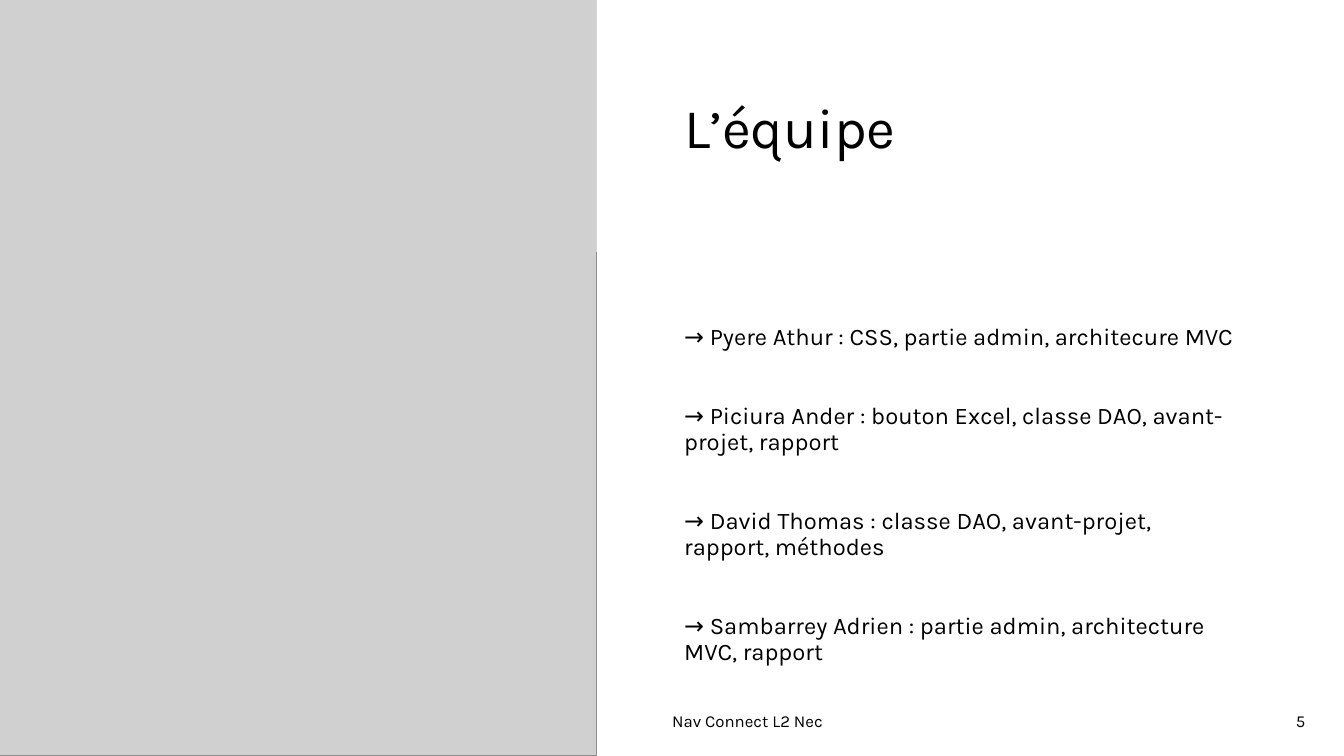
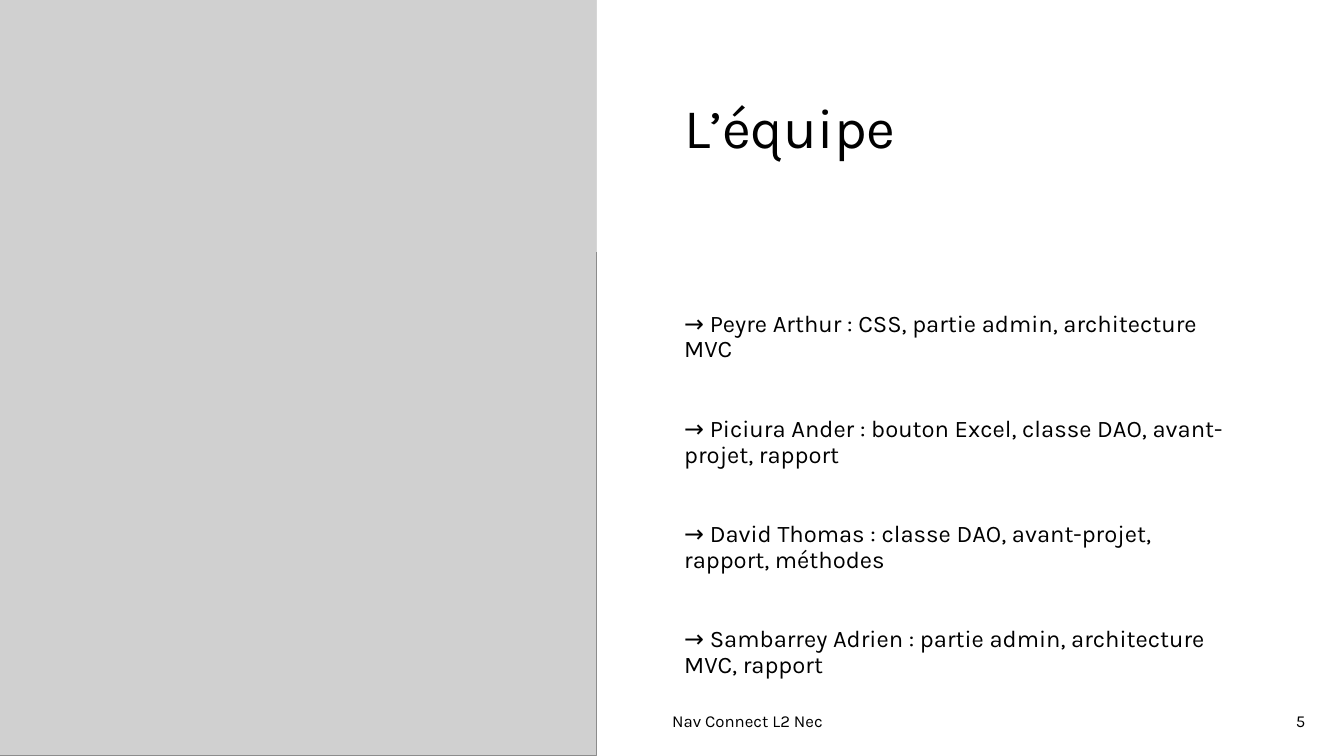
Before and after one commit to ArthurPeyre/UPPA_Navette, a slide deck: slide 5 of AVANT-PROJET/Présentation NavConnect.pptx. Drawn at 1344x756 pixels with LibreOffice and Linux fonts; fonts in the diff are those of the drawing; grey boxes stand for pictures. Boxes give left, top, right and bottom in pixels: in the first picture for what was removed or moved away, otherwise in the second. Text is boxed around its words. In the diff, an @@ line names an element or a change of style, - is before the commit and + after.

```diff
--- a/AVANT-PROJET/Présentation NavConnect.pptx
+++ b/AVANT-PROJET/Présentation NavConnect.pptx
@@ text at [684,315,1196,358]: text changed @@
-→ Pyere Athur : CSS, partie admin, architecure MVC
+→ Peyre Arthur : CSS, partie admin, architecture MVC
```
Also in this commit, not shown: 1 other slide changed, 2 other files.
